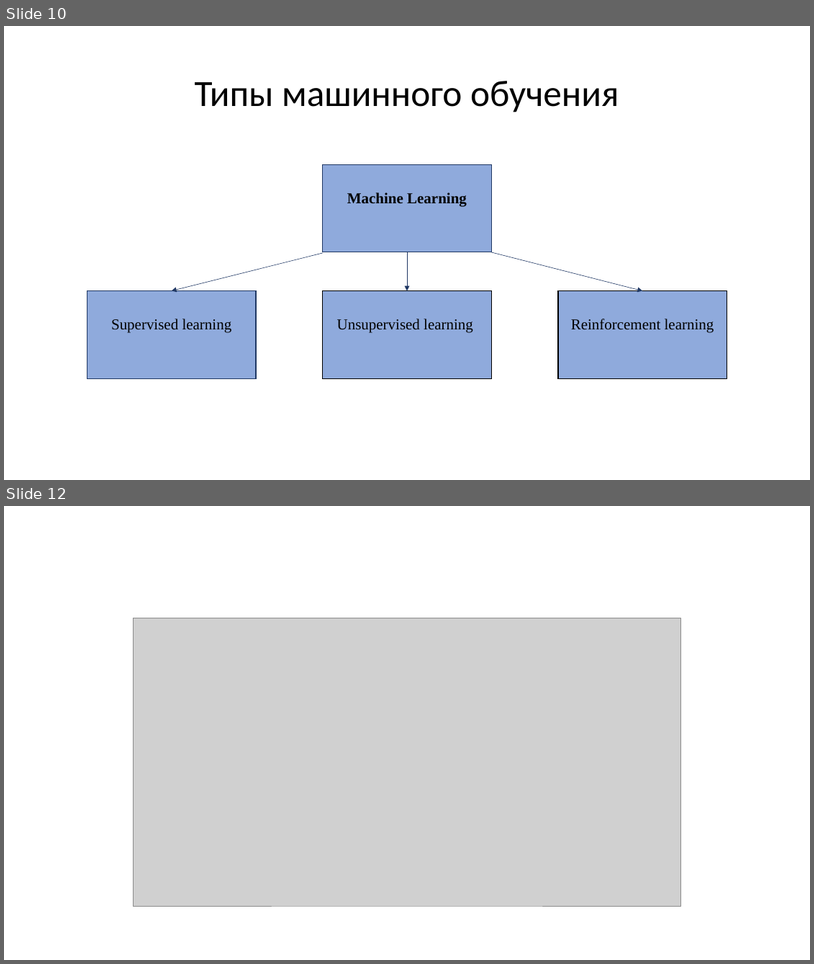
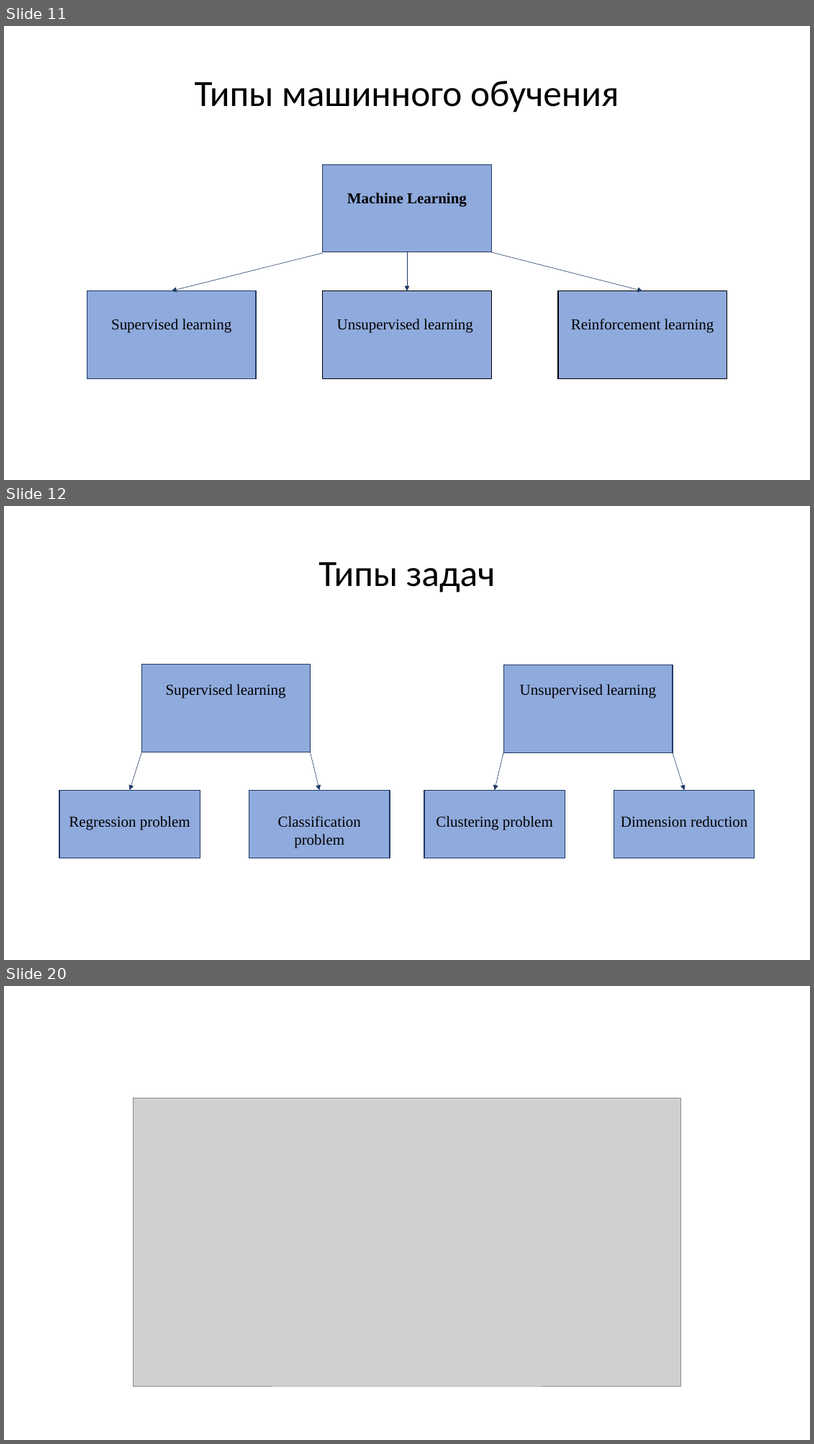
Before and after one commit to nikitapolozok/math_and_computer_science_materials, a slide deck: summary.pptx. Shown one above the other, each under a label of ours: slides 10 and 12 before the commit, slides 11, 12 and 20 after it; the slides between them are not shown. The pictures are 814x964 and 814x1444 pixels, drawn with LibreOffice and Linux fonts; fonts in the diff are those of the drawing; grey boxes stand for pictures. Boxes give left, top, right and bottom in pixels: in the first picture for what was removed or moved away, otherwise in the second. Text is boxed around its words. In the diff, an @@ line names an element or a change of style, - is before the commit and + after.

```diff
--- a/summary.pptx
+++ b/summary.pptx
@@ slide 12 added at [4, 506, 810, 960], background #FFFFFF @@
@@ title added at [319, 562, 495, 592], 44 pt, text #000000 @@
+Типы задач
@@ rectangle added at [142, 664, 311, 752], fill #8FAADC, outline #203864 1 pt @@
@@ rectangle added at [504, 664, 673, 752], fill #8FAADC, outline #203864 1 pt @@
@@ text added at [166, 684, 286, 698], 18 pt, text #000000 @@
+Supervised learning
@@ text added at [520, 684, 656, 698], 18 pt, text #000000 @@
+Unsupervised learning
@@ arrow added from (142, 752) to (130, 790), #203864 0.5 pt @@
@@ arrow added from (311, 752) to (320, 790), #203864 0.5 pt @@
@@ arrow added from (504, 752) to (495, 790), #203864 0.5 pt @@
@@ arrow added from (673, 752) to (684, 790), #203864 0.5 pt @@
@@ rectangle added at [59, 790, 201, 857], fill #8FAADC, outline #203864 1 pt @@
@@ rectangle added at [250, 790, 391, 857], fill #8FAADC, outline #203864 1 pt @@
@@ rectangle added at [424, 790, 566, 857], fill #8FAADC, outline #203864 1 pt @@
@@ rectangle added at [615, 790, 756, 857], fill #8FAADC, outline #203864 1 pt @@
@@ text added at [69, 816, 190, 830], 18 pt, text #000000 @@
+Regression problem
@@ text added at [278, 816, 361, 848], 18 pt, text #000000 @@
+Classification problem
@@ text added at [436, 816, 553, 830], 18 pt, text #000000 @@
+Clustering problem
@@ text added at [621, 816, 748, 827], 18 pt, text #000000 @@
+Dimension reduction
@@ what was slide 10 is now slide 11 @@
@@ what was slide 12 is now slide 20 @@
```
Also in this commit, not shown: 2 slides changed, 9 other slides added, 5 slides removed.
